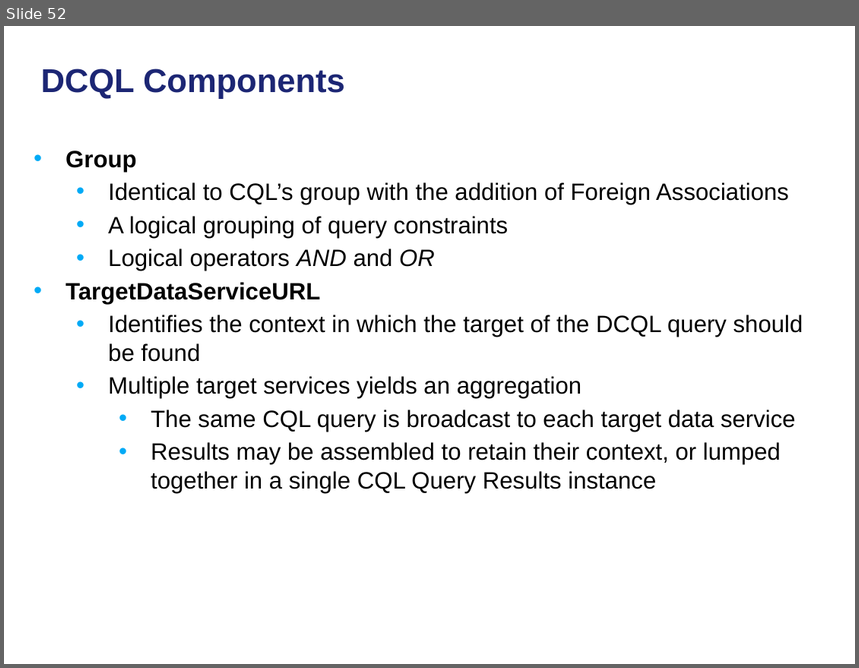
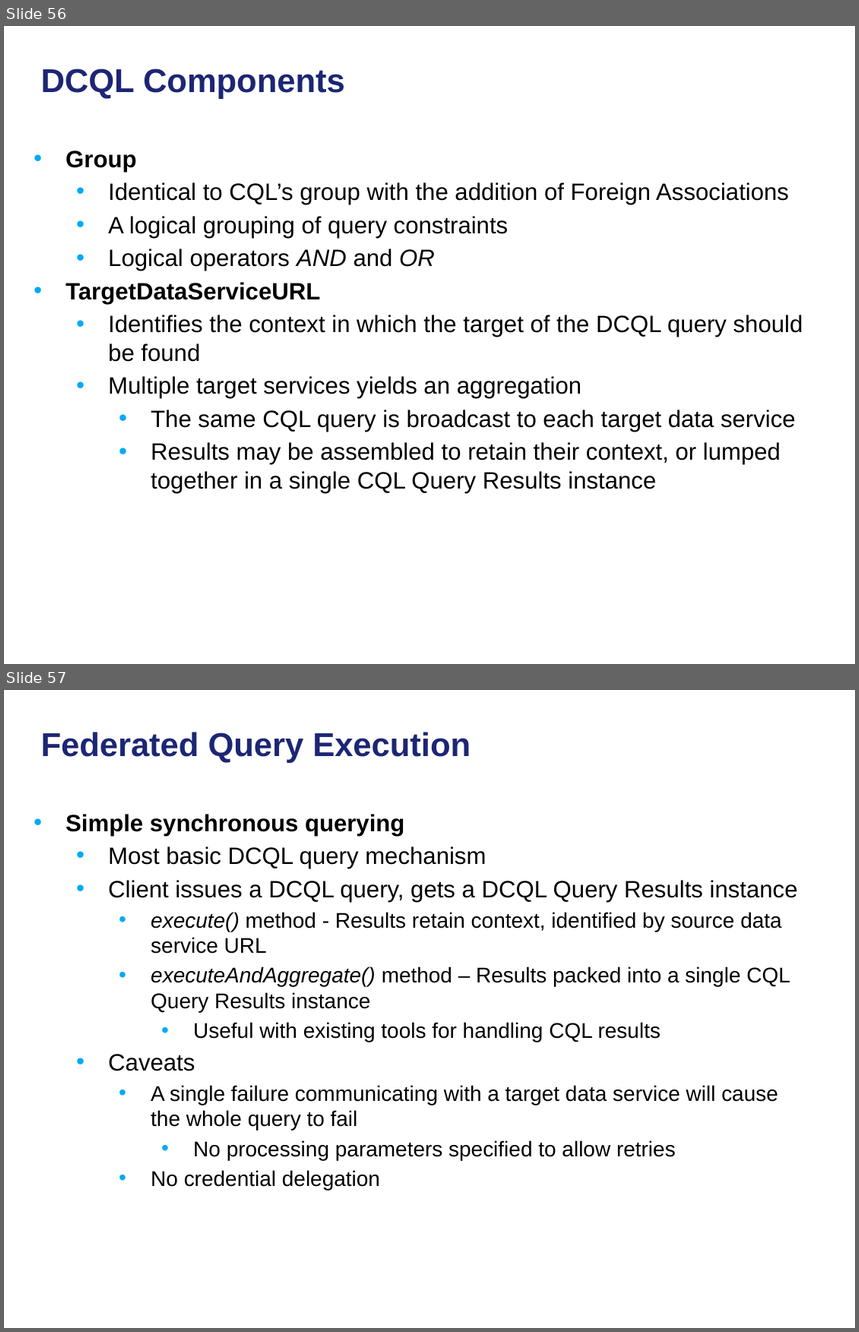
Before and after one commit to NCIP/cagrid-docs, a slide deck: presentations/200906_Novartis/caGrid Data Services.pptx. Shown one above the other, each under a label of ours: slide 52 before the commit, slides 56 and 57 after it. The pictures are 859x668 and 859x1332 pixels, drawn with LibreOffice and Linux fonts; fonts in the diff are those of the drawing; background and template pictures are left out. Boxes give left, top, right and bottom in pixels: in the first picture for what was removed or moved away, otherwise in the second. Text is boxed around its words. In the diff, an @@ line names an element or a change of style, - is before the commit and + after.

```diff
--- a/presentations/200906_Novartis/caGrid Data Services.pptx
+++ b/presentations/200906_Novartis/caGrid Data Services.pptx
@@ slide 57 added at (4,690,855,1328), background picture (left out) @@
@@ title added at (41,732,471,763), 28 pt, text #1C2674, bold @@
+Federated Query Execution
@@ text added at (66,814,798,1190), 18 pt, text #000000 @@
+• Simple synchronous querying
+  • Most basic DCQL query mechanism
+  • Client issues a DCQL query, gets a DCQL Query Results instance
+    • execute() method - Results retain context, identified by source data service URL
+    • executeAndAggregate() method – Results packed into a single CQL Query Results instance
+      • Useful with existing tools for handling CQL results
+  • Caveats
+    • A single failure communicating with a target data service will cause the whole query to fail
+      • No processing parameters specified to allow retries
+    • No credential delegation
@@ what was slide 52 is now slide 56 @@
```
Also in this commit, not shown: 7 other slides added, 1 slide removed.
